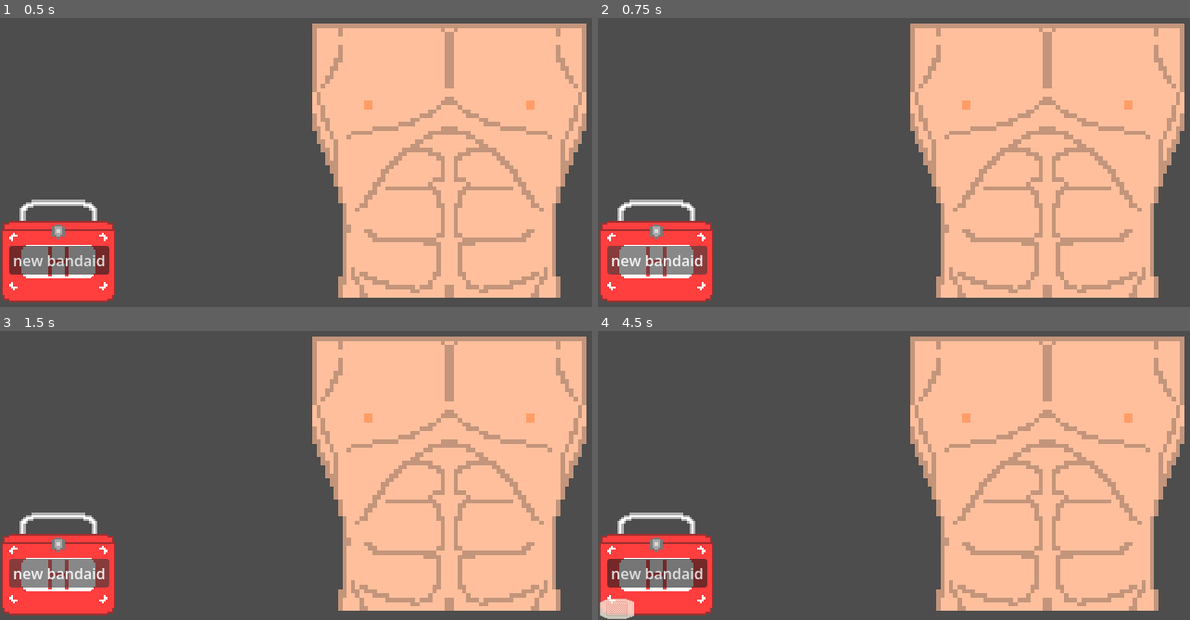
Above: before the commit, frames 1-4 (two rows, left to right).
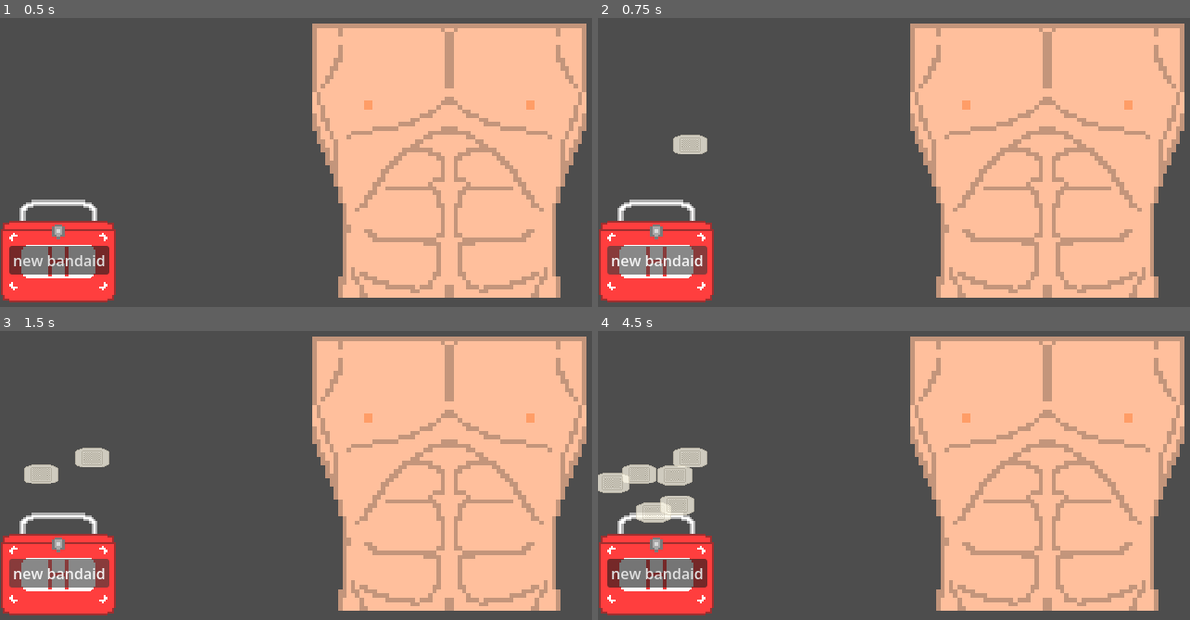
Above: after the commit, the same moments.

Repository: SebastianLRinaldi/DoYouWannaJam2026
Game: Godot game, scene res://root.tscn
Same seed, same stepped clock (60 frames per second), same inputs: the game is played once before the commit and once after it.
Inputs (mouse positions are in pixels of both pictures, inside the frame that each line leads up to):
- Up to frame 1 (0.5 s): no input
- Up to frame 2 (0.75 s): click "new bandaid" at 0.5 s
- Up to frame 3 (1.5 s): click "new bandaid" at 1.25 s
- Up to frame 4 (4.5 s): click "new bandaid" at 2 s; tap Enter at 2.75, 4.25 s; move the mouse to (1024, 458) at 2.77 s; press the mouse at (1024, 458) at 2.78 s; tap Space at 3.5 s; move the mouse to (775, 487) at 3.52 s; release the mouse at (775, 487) at 3.53 s; click (775, 487) at 3.6 s; move the mouse to (953, 406) at 4.27 s; press the mouse at (953, 406) at 4.28 s

Frame 1 is identical in both runs. In frame 2, 0.4% of the frame differs, in the area x 12-19%, y 40-48%; in frame 3, 0.7%; in frame 4, 2.4%, in the area x 0-19%, y 40-100%.

Commit message:
new system

Diff:
--- a/seb_test/electrode.gd
+++ b/seb_test/electrode.gd
@@ -14,24 +14,6 @@
 func _ready() -> void:
 	pass
 
-	#var tween = create_tween()
-	##tween.set_parallel(true)
-	##audio_stream_player_2d.stream = move_sfx.pick_random()
-	##tween.tween_callback(audio_stream_player_2d.play)
-	#var start = position
-	#var ran_x_range = randf_range(0, 130)
-	#var end = start + Vector2(ran_x_range, -SPAWN_CURVE.sample(ran_x_range))
-	#tween.tween_property(self, "position", end, 0.5)
-	##tween.set_trans(Tween.TRANS_QUAD)
-	##tween.set_ease(Tween.EASE_OUT)
-	#
-	#tween.tween_property(self,"scale",Vector2(0.5,1.5),0.05)
-	#tween.tween_property(self,"scale",Vector2(1.5,0.5),0.05)
-	#tween.tween_property(self,"scale",Vector2(1,1),0.05)
-	##tween.tween_interval(0.35) # Wait for half a second
-	#await tween.finished
-	##moving = false
-
 
 func _process(delta):
 	if selected:
@@ -47,9 +29,11 @@
 
 
 func _on_mouse_area_2d_input_event(viewport: Node, event: InputEvent, shape_idx: int) -> void:
-	if event is InputEventMouseButton and event.button_index == MOUSE_BUTTON_LEFT:
-		if event.pressed:
-			mouse_offset = position - get_global_mouse_position()
-			selected = true
-		else:
-			selected = false
+	if event.is_action_pressed("left_click"):
+		mouse_offset = position - get_global_mouse_position()
+		selected = true
+
+	elif event.is_action_released("left_click"):
+		selected = false
+
+	get_viewport().set_input_as_handled()
--- a/seb_test/electrode_container/electrode_container.gd
+++ b/seb_test/electrode_container/electrode_container.gd
@@ -2,6 +2,9 @@
 extends Node2D
 
 @onready var spawn_bandaid_button: Button = %SpawnBandaidButton
+@onready var marker_2d: Marker2D = $Marker2D
+
+
 const SPAWN_CURVE = preload("uid://co4qvjv0wuqx4")
 
 const ELECTRODE = preload("uid://bx35ptbx7ue23")
@@ -10,25 +13,33 @@
 var y = 0
 var moving = false
 
+func random_donut_point() -> Vector2:
+	var angle: float   = randf_range(0.0, TAU)     # Random angle 0..360 degrees.
+	var vec:   Vector2 = Vector2.RIGHT             # (0.0, 1.0)
+	var dist:  float   = randf_range(10, 60) # Random length.
+
+	# Put 'em all together...
+	return (vec * dist).rotated(angle)
+
+
 func _on_spawn_bandaid_button_pressed() -> void:
 
-	#var x_offset = 26
-	#var y_offset = 26
 	if not moving:
-		print(x)
 		moving = true
-		var ET = ELECTRODE.instantiate()
-		add_child(ET)
-		#ET.position = Vector2(26*x+x_offset, 26*y+y_offset)
+		var ET:Electrode = ELECTRODE.instantiate()
+		self.add_child(ET)
+
 
 		var tween = create_tween()
 		tween.set_parallel(true)
 		#audio_stream_player_2d.stream = move_sfx.pick_random()
 		#tween.tween_callback(audio_stream_player_2d.play)
-		var start = position
-		#var ran_x_range = randf_range(0, 130)
-		var end = start + Vector2(x*26, -SPAWN_CURVE.sample(x))
-		tween.tween_property(ET, "position", end, 0.5)
+		var start = global_position
+		var ran_x_range = randf_range(0, 130)
+		var end = start + Vector2(0,-80) + random_donut_point()
+
+
+		tween.tween_property(ET, "global_position", end, 0.02)
 		#tween.set_trans(Tween.TRANS_QUAD)
 		#tween.set_ease(Tween.EASE_OUT)
 
--- a/seb_test/electrode_container/electrode_container.tscn
+++ b/seb_test/electrode_container/electrode_container.tscn
@@ -40,4 +40,7 @@
 offset_bottom = 14.0
 text = "new bandaid"
 
+[node name="Marker2D" type="Marker2D" parent="." unique_id=244246814]
+position = Vector2(0, -116)
+
 [connection signal="pressed" from="SpawnBandaidButton" to="." method="_on_spawn_bandaid_button_pressed"]
